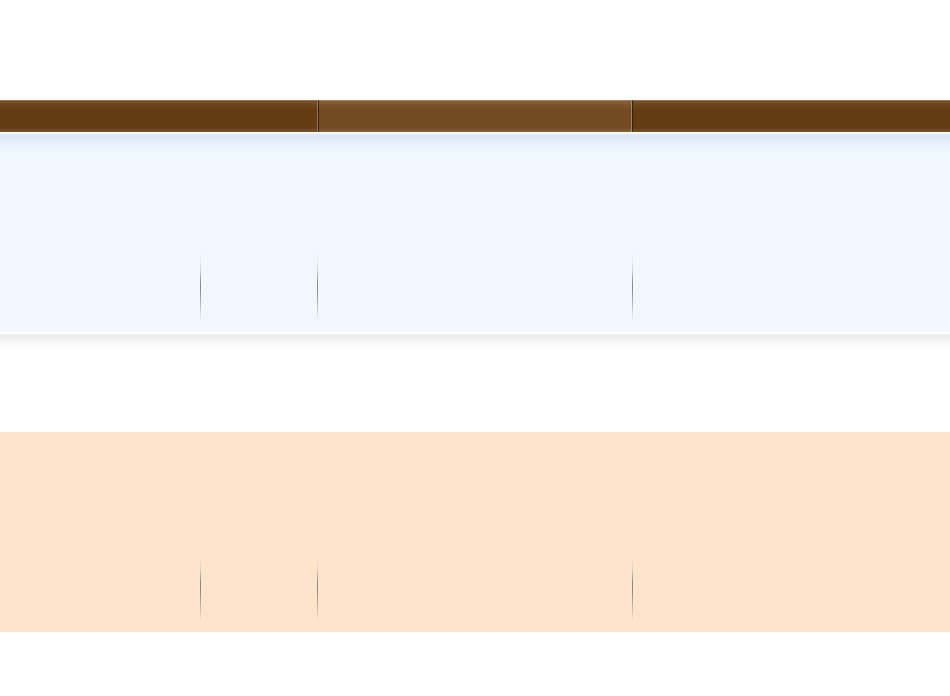
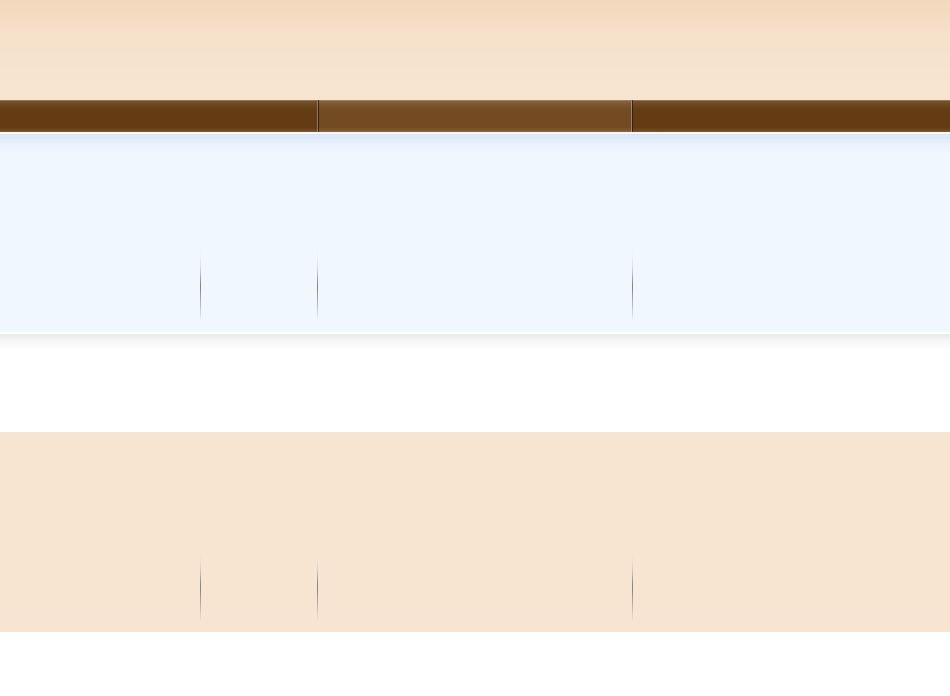
Comparing the layer stacks of the two 950px x 696px images. Changes:
painted on "header" over [0, 0, 950, 100]
painted on "footer widgets" over [0, 432, 950, 532]
painted on "footer boxes" over [0, 532, 950, 632]
